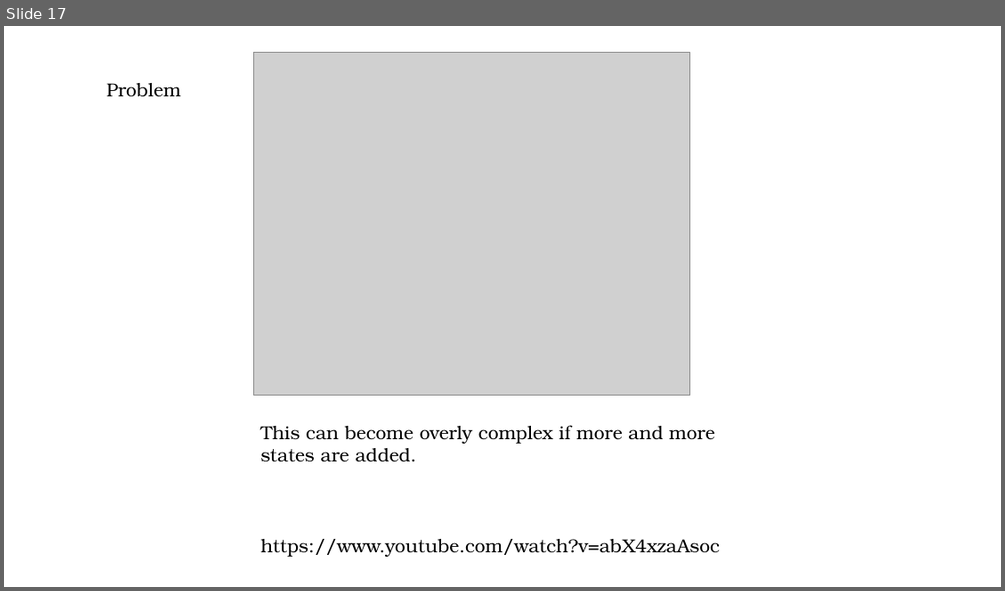
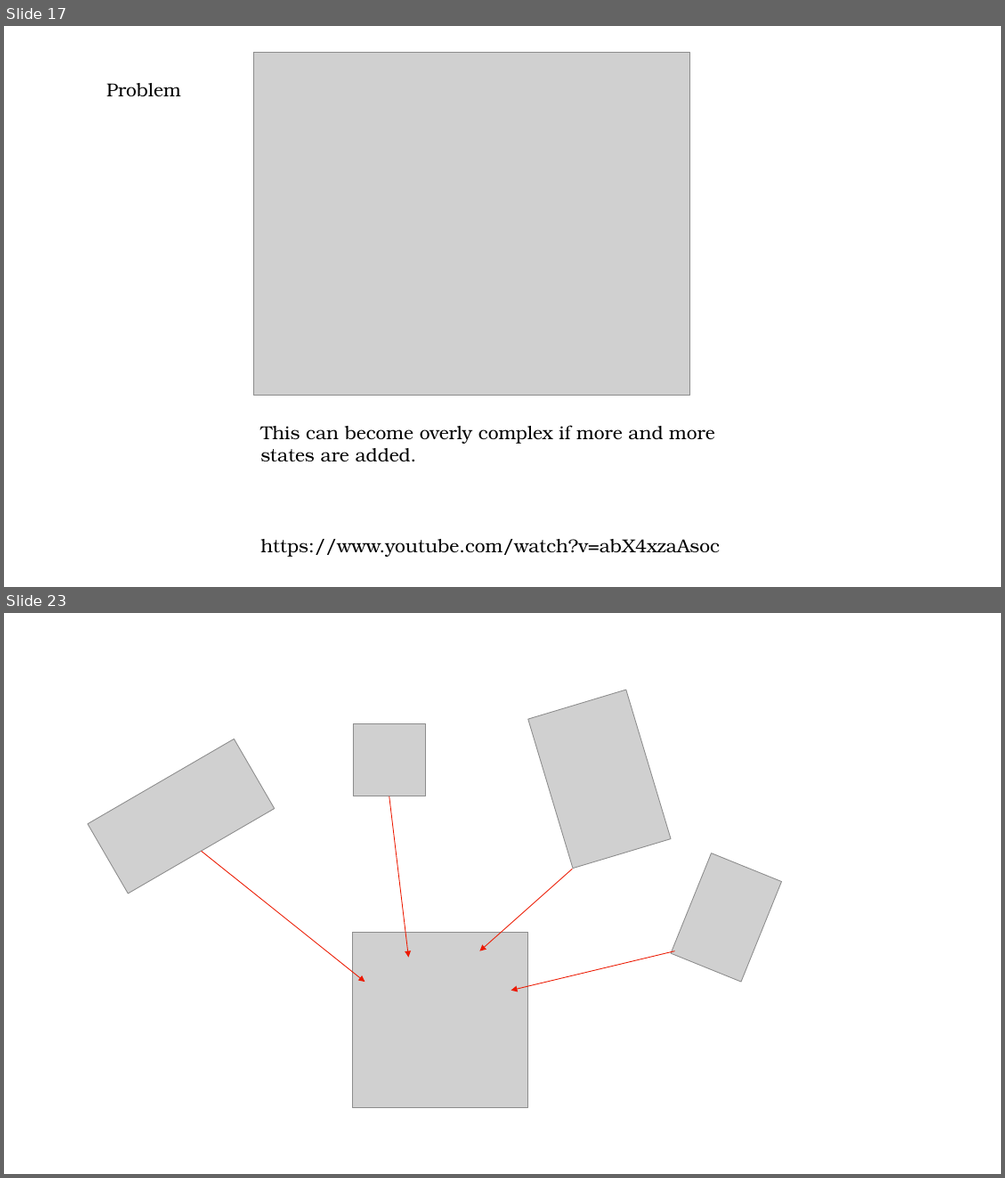
Before and after one commit to TeamOsprey/BytesAndBites, a slide deck: Slides/BytesAndBites - Design Patterns - Behavioural.pptx. Shown one above the other, each under a label of ours: slide 17 before the commit, slides 17 and 23 after it; the slides between them are not shown. The pictures are 1005x591 and 1005x1178 pixels, drawn with LibreOffice and Linux fonts; fonts in the diff are those of the drawing; grey boxes stand for pictures. Boxes give left, top, right and bottom in pixels: in the first picture for what was removed or moved away, otherwise in the second. Text is boxed around its words. In the diff, an @@ line names an element or a change of style, - is before the commit and + after.

```diff
--- a/Slides/BytesAndBites - Design Patterns - Behavioural.pptx
+++ b/Slides/BytesAndBites - Design Patterns - Behavioural.pptx
@@ slide 23 added at [4,613,1001,1174], background #FFFFFF @@
@@ picture added at [528,690,671,868] @@
@@ picture added at [88,739,275,893] @@
@@ picture added at [353,723,426,796] @@
@@ arrow added from (389, 796) to (409, 957), #ED1A02 0.75 pt @@
@@ arrow added from (202, 851) to (365, 981), #ED1A02 0.75 pt @@
@@ arrow added from (573, 868) to (479, 951), #ED1A02 0.75 pt @@
@@ picture added at [671,853,781,981] @@
@@ picture added at [353,932,527,1107] @@
@@ arrow added from (675, 951) to (511, 989), #ED1A02 0.75 pt @@
```
Also in this commit, not shown: 6 other slides added.
